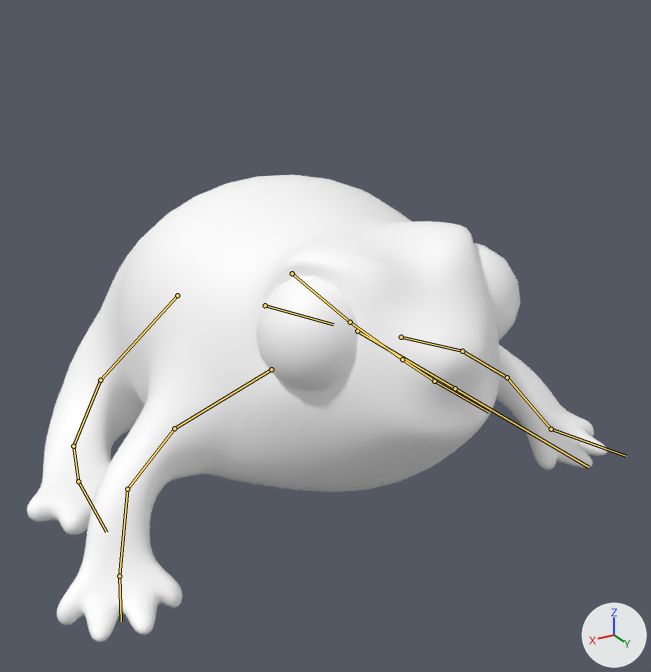
Two versions of the FBX model froggyfocus/Assets/FlawLizArt/Characters/Frog_Cute/frog_cute.fbx, one commit apart.
Before and after are seen from a 50 mm camera at (0.903, 1.673, 1.102) aimed at (-0.018, 0.138, 0.334). Lighting does not change. The marker at lower right points along +X, +Y and +Z. The older version comes first. The bones that change, and the others that lie on the model, are drawn over the model as lines.

In view in the first picture: 'body'.
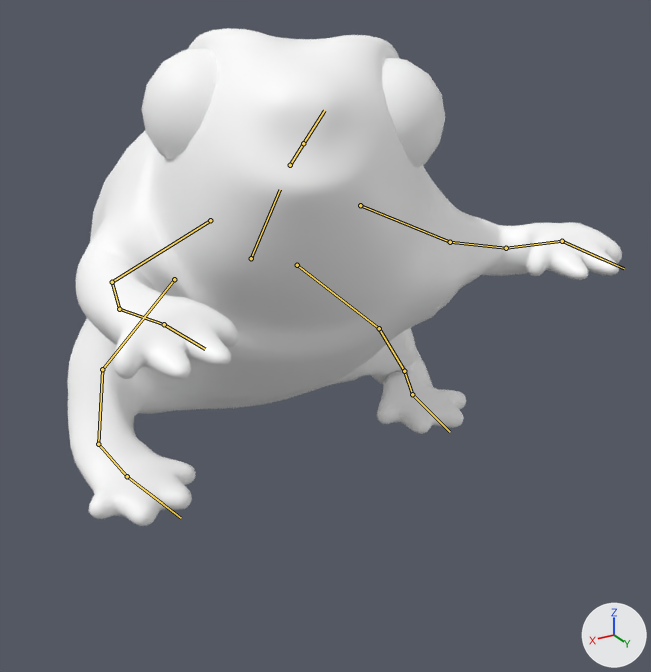
The newer file adds an action. The first version stands in its rest pose; the second is drawn at frame 80 of the action 'Armature|look_table'.

Location of each change, [x1, y1, x2, y2] in pixels of the pictures (651 x 672 px):
'body', posed (7% taller)
    before: [27, 175, 607, 642]
    after: [67, 28, 622, 526]
bone 'Body', root to tip
    before: (265, 305) to (333, 324)
    after: (251, 258) to (280, 189)
bone 'Head', root to tip
    before: (357, 331) to (455, 388)
    after: (290, 165) to (303, 143)
bone 'Arm.R.001', root to tip
    before: (174, 428) to (127, 489)
    after: (112, 282) to (119, 309)
bone 'Arm.R.002', root to tip
    before: (127, 489) to (119, 576)
    after: (119, 309) to (164, 324)
bone 'Hand.R', root to tip
    before: (119, 576) to (121, 621)
    after: (164, 324) to (205, 349)
bone 'Leg.R.002', root to tip
    before: (100, 380) to (73, 446)
    after: (102, 369) to (98, 444)
bone 'Leg.R.003', root to tip
    before: (73, 446) to (78, 481)
    after: (98, 444) to (127, 476)
bone 'Foot.R', root to tip
    before: (78, 481) to (96, 514)
    after: (127, 476) to (162, 503)
bone 'Arm.L.001', root to tip
    before: (462, 351) to (507, 377)
    after: (450, 242) to (506, 248)
bone 'Arm.L.002', root to tip
    before: (507, 377) to (551, 429)
    after: (506, 248) to (562, 241)
bone 'Hand.L', root to tip
    before: (551, 429) to (600, 446)
    after: (562, 241) to (602, 259)
bone 'Leg.L.002', root to tip
    before: (350, 322) to (402, 359)
    after: (379, 328) to (404, 371)
bone 'Leg.L.003', root to tip
    before: (402, 359) to (434, 381)
    after: (404, 371) to (412, 394)
bone 'Foot.L', root to tip
    before: (434, 381) to (469, 401)
    after: (412, 394) to (436, 418)

The edits, one by one:
Bone 'Body' (bone_body) moves from (0.0, 0.0, 0.0) to (0.017, -0.009, 0.114).
Bone 'Body' (bone_body) turns from (0, 0, 0) to (32, -2, -10) degrees about its own x, y and z.
Bone 'Head' (bone_head) turns from (0, 0, 0) to (-14, -11, -11) degrees about its own x, y and z.
Bone 'Arm.R.001' (bone_arm_r_001) turns from (0, 0, 0) to (-21, 12, 50) degrees about its own x, y and z.
Bone 'Arm.R.002' (bone_arm_r_002) turns from (0, 0, 0) to (4, 1, -11) degrees about its own x, y and z.
Bone 'Hand.R' (bone_hand_r) turns from (0, 0, 0) to (-51, -15, -6) degrees about its own x, y and z.
Bone 'Leg.R.002' (bone_leg_r_002) turns from (0, 0, 0) to (-36, -14, -12) degrees about its own x, y and z.
Bone 'Leg.R.003' (bone_leg_r_003) turns from (0, 0, 0) to (-14, -1, 9) degrees about its own x, y and z.
Bone 'Foot.R' (bone_foot_r) turns from (0, 0, 0) to (7, -22, -5) degrees about its own x, y and z.
Bone 'Arm.L.001' (bone_arm_l_001) turns from (0, 0, 0) to (25, -15, 17) degrees about its own x, y and z.
Bone 'Arm.L.002' (bone_arm_l_002) turns from (0, 0, 0) to (9, 7, -48) degrees about its own x, y and z.
Bone 'Hand.L' (bone_hand_l) turns from (0, 0, 0) to (-63, -5, 10) degrees about its own x, y and z.
Bone 'Leg.L.002' (bone_leg_l_002) turns from (0, 0, 0) to (-8, 24, 68) degrees about its own x, y and z.
Bone 'Leg.L.003' (bone_leg_l_003) turns from (0, 0, 0) to (-4, -4, -66) degrees about its own x, y and z.
Bone 'Foot.L' (bone_foot_l) turns from (0, 0, 0) to (11, 28, 23) degrees about its own x, y and z.
